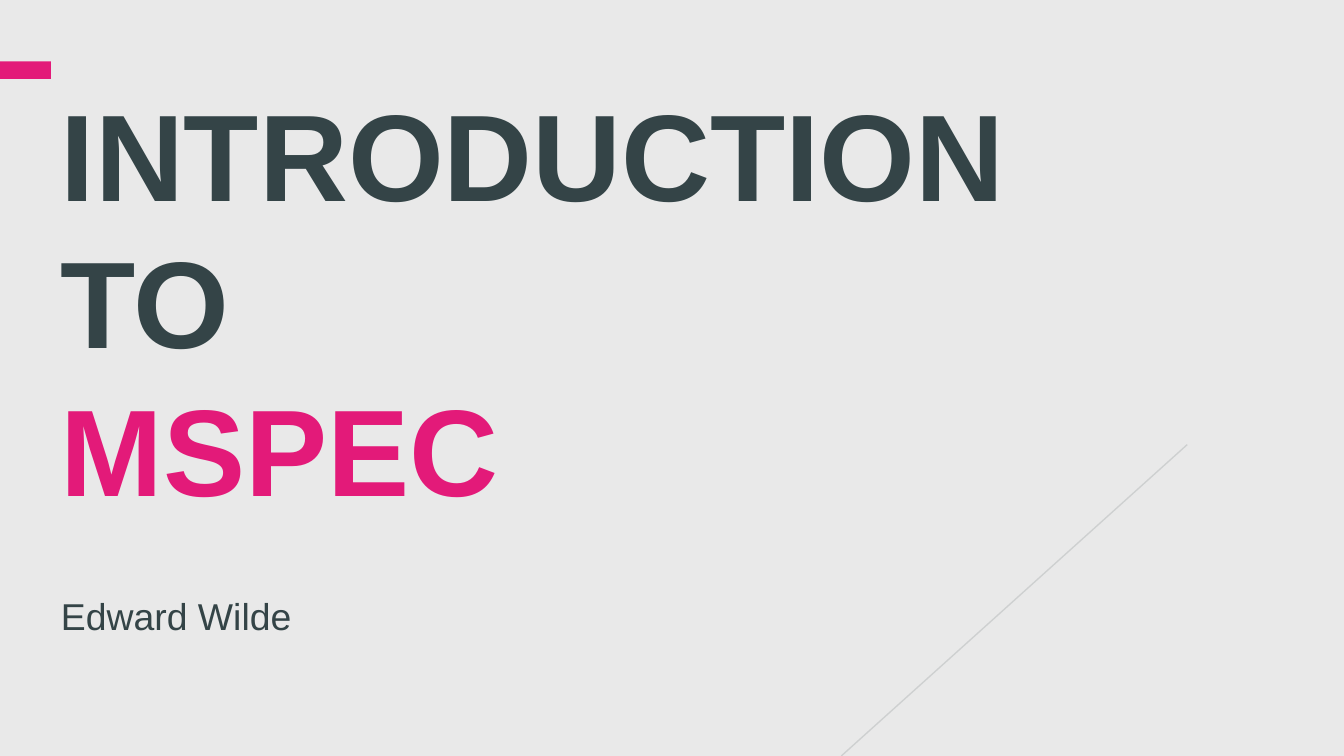
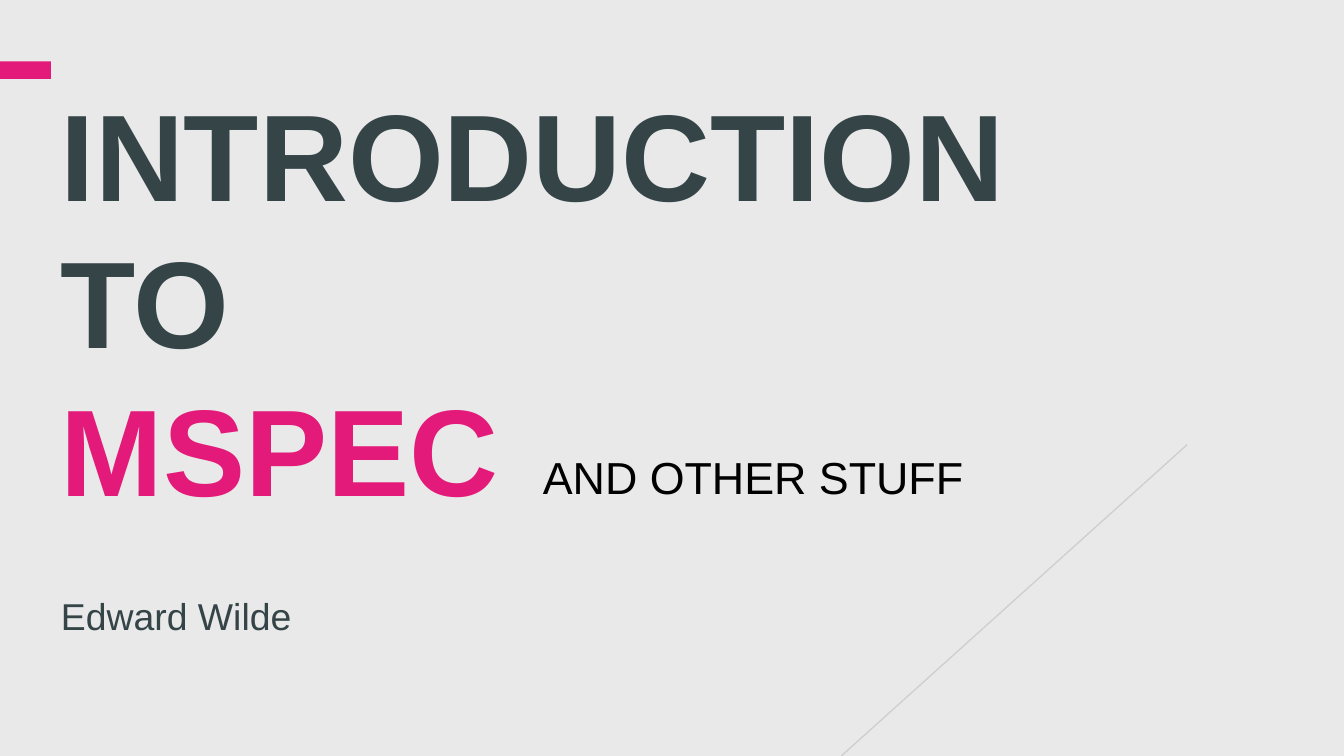
Before and after one commit to ewilde/mspec-talk, a slide deck: slide 1 of doc/mspec-talk.pptx. Drawn at 1344x756 pixels with LibreOffice and Linux fonts; fonts in the diff are those of the drawing; background and template pictures are left out. Boxes give left, top, right and bottom in pixels: in the first picture for what was removed or moved away, otherwise in the second. Text is boxed around its words. In the diff, an @@ line names an element or a change of style, - is before the commit and + after.

```diff
--- a/doc/mspec-talk.pptx
+++ b/doc/mspec-talk.pptx
@@ text added at <box>543,462,963,495</box>, 24 pt, text #000000 @@
+AND OTHER STUFF
```
Also in this commit, not shown: 3 other slides changed, 1 slide added, 4 other files.
